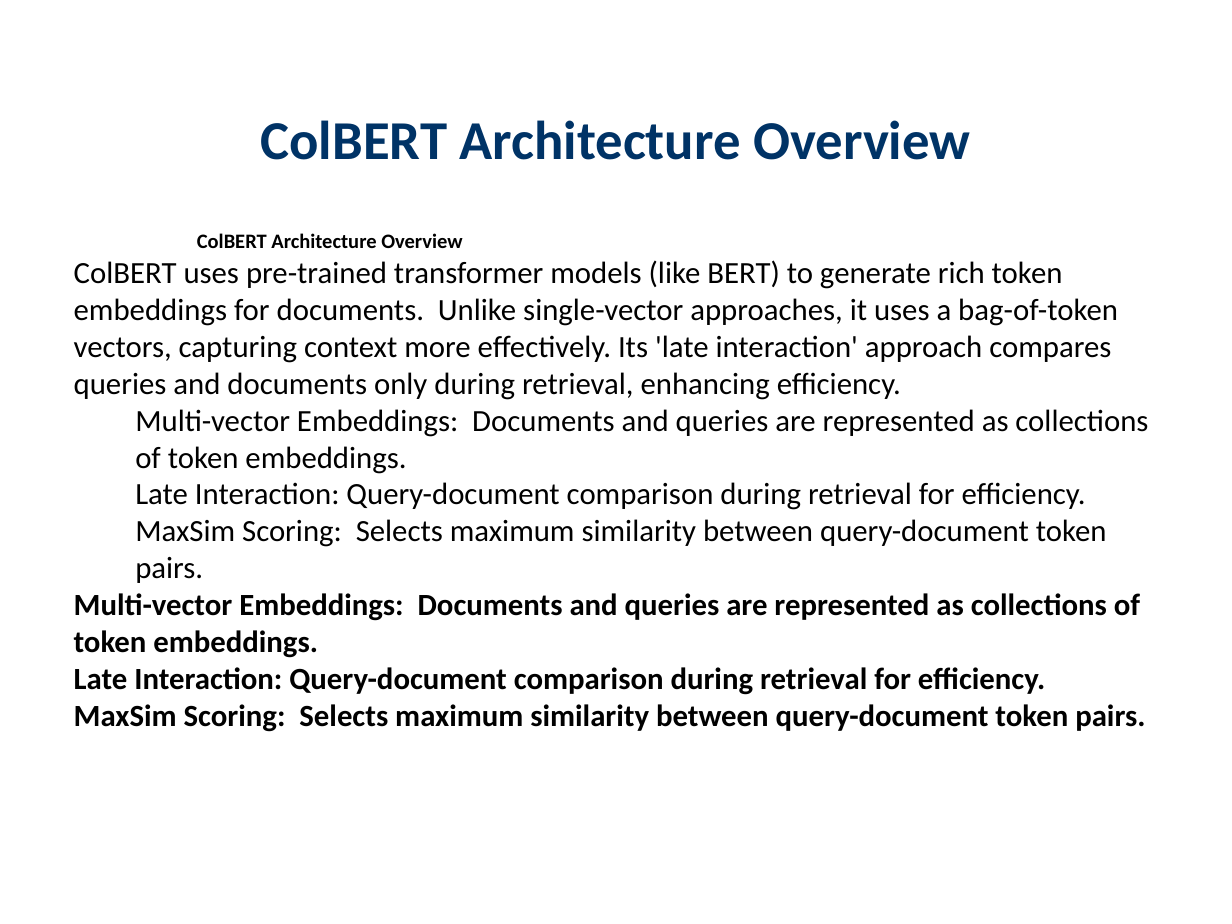
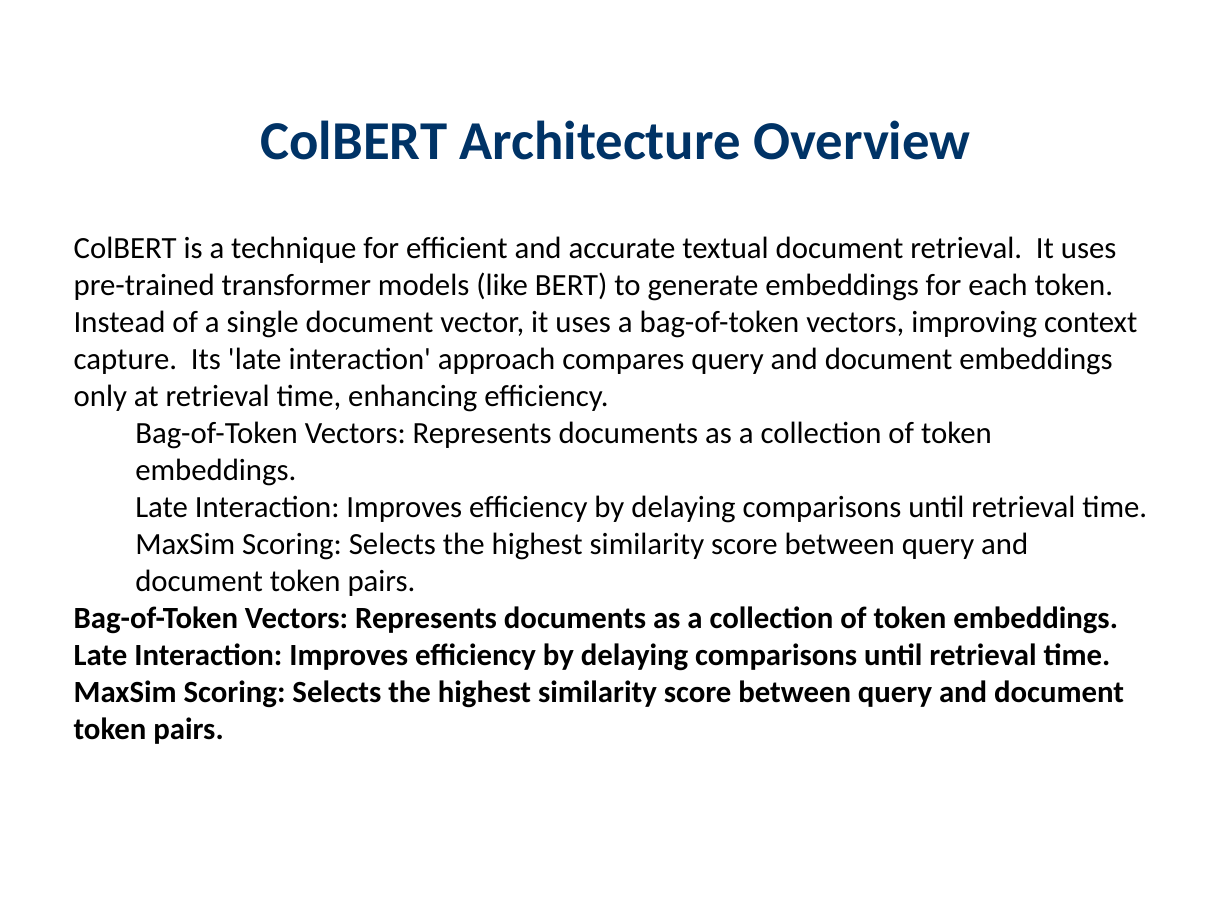
Before and after one commit to haadirakhangi/Edunexus, a slide deck: slide 8 of server-side/server/teacher/downloaded-presentations/Large Language Models/Colbert.pptx (slide 7 before the commit). Drawn at 1232x924 pixels with LibreOffice and Linux fonts; fonts in the diff are those of the drawing. Boxes give left, top, right and bottom in pixels: in the first picture for what was removed or moved away, otherwise in the second. Text is boxed around its words. In the diff, an @@ line names an element or a change of style, - is before the commit and + after.

```diff
--- a/server-side/server/teacher/downloaded-presentations/Large Language Models/Colbert.pptx
+++ b/server-side/server/teacher/downloaded-presentations/Large Language Models/Colbert.pptx
@@ text at (74,236,1147,744): text changed @@
-    ColBERT Architecture Overview
-ColBERT uses pre-trained transformer models (like BERT) to generate rich token embeddings for documents. Unlike single-vector approaches, it uses a bag-of-token vectors, capturing context more effectively. Its 'late interaction' approach compares queries and documents only during retrieval, enhancing efficiency.
-  Multi-vector Embeddings: Documents and queries are represented as collections of token embeddings.
-  Late Interaction: Query-document comparison during retrieval for efficiency.
-  MaxSim Scoring: Selects maximum similarity between query-document token pairs.
-Multi-vector Embeddings: Documents and queries are represented as collections of token embeddings.
-Late Interaction: Query-document comparison during retrieval for efficiency.
-MaxSim Scoring: Selects maximum similarity between query-document token pairs.
+ColBERT is a technique for efficient and accurate textual document retrieval. It uses pre-trained transformer models (like BERT) to generate embeddings for each token. Instead of a single document vector, it uses a bag-of-token vectors, improving context capture. Its 'late interaction' approach compares query and document embeddings only at retrieval time, enhancing efficiency.
+  Bag-of-Token Vectors: Represents documents as a collection of token embeddings.
+  Late Interaction: Improves efficiency by delaying comparisons until retrieval time.
+  MaxSim Scoring: Selects the highest similarity score between query and document token pairs.
+Bag-of-Token Vectors: Represents documents as a collection of token embeddings.
+Late Interaction: Improves efficiency by delaying comparisons until retrieval time.
+MaxSim Scoring: Selects the highest similarity score between query and document token pairs.
```
Also in this commit, not shown: 11 other slides changed, 2 slides added, 1 slide removed, 5 other files.
